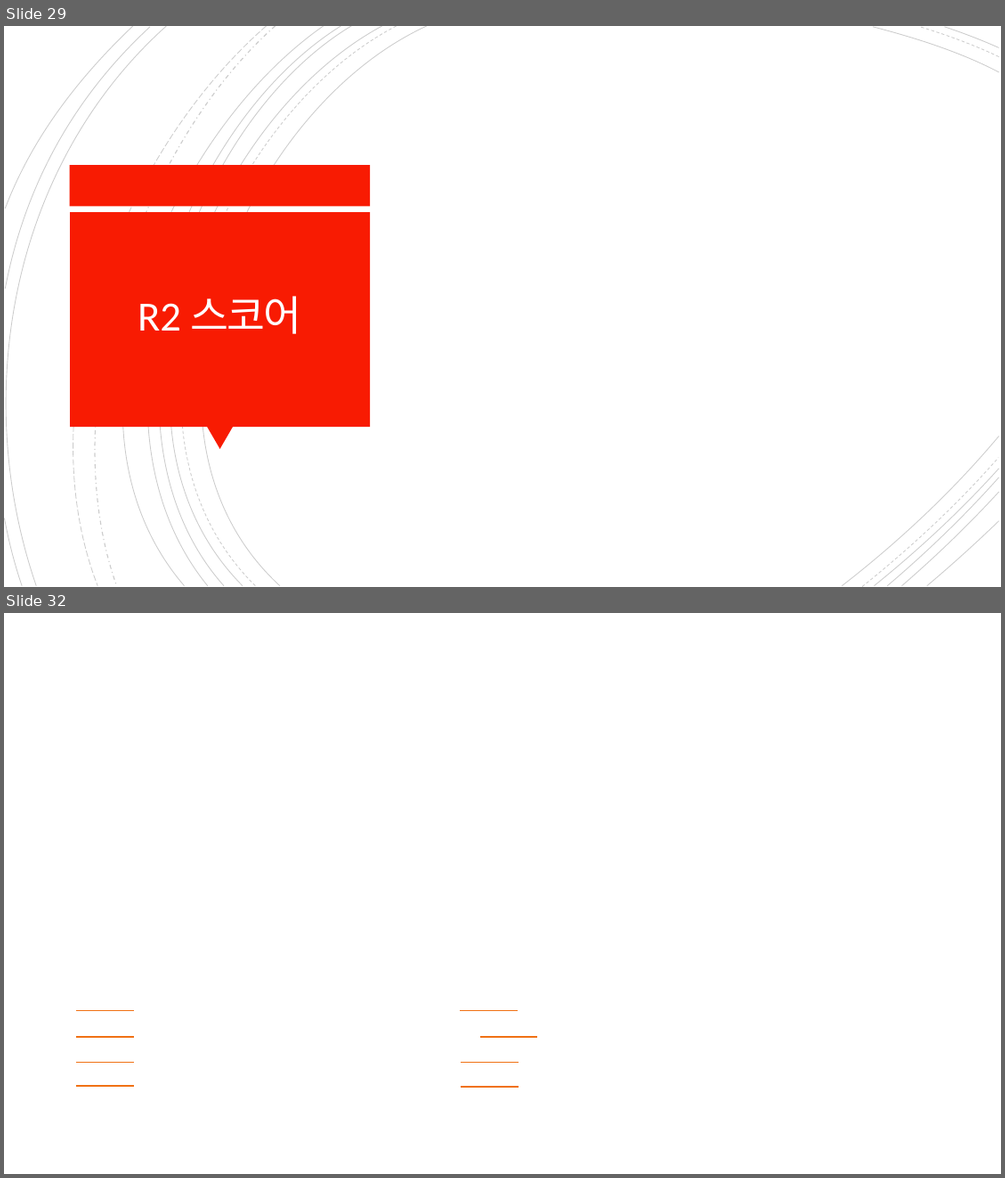
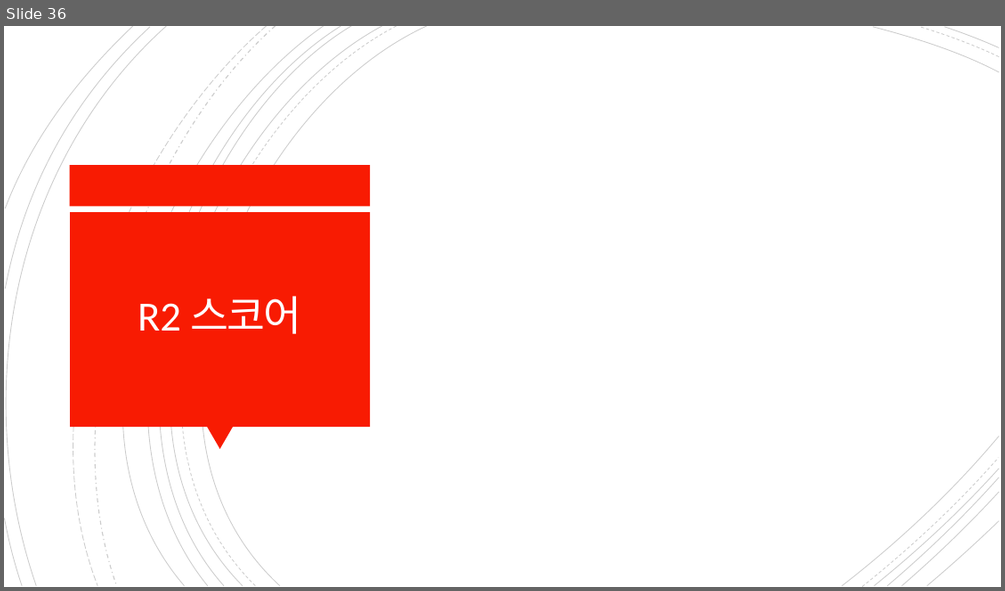
Before and after one commit to letcodesing/project, a slide deck: 개인1/발표용 파일/발표용.pptx. Shown one above the other, each under a label of ours: slides 29 and 32 before the commit, slide 36 after it; the slides between them are not shown. The pictures are 1005x1178 and 1005x591 pixels, drawn with LibreOffice and Linux fonts; fonts in the diff are those of the drawing. Boxes give left, top, right and bottom in pixels: in the first picture for what was removed or moved away, otherwise in the second. Text is boxed around its words. In the diff, an @@ line names an element or a change of style, - is before the commit and + after.

```diff
--- a/개인1/발표용 파일/발표용.pptx
+++ b/개인1/발표용 파일/발표용.pptx
@@ slide 32 removed at bbox=[4, 613, 1001, 1174], background #FFFFFF @@
@@ line removed from (77, 1011) to (134, 1011) @@
@@ line removed from (461, 1011) to (517, 1011) @@
@@ line removed from (77, 1037) to (134, 1037) @@
@@ line removed from (479, 1037) to (537, 1037) @@
@@ line removed from (77, 1062) to (134, 1062) @@
@@ line removed from (461, 1062) to (518, 1062) @@
@@ line removed from (77, 1086) to (134, 1086) @@
@@ line removed from (461, 1086) to (518, 1086) @@
@@ what was slide 29 is now slide 36 @@
```
Also in this commit, not shown: 1 slide changed, 3 slides added, 3 other slides removed, 3 other files.
